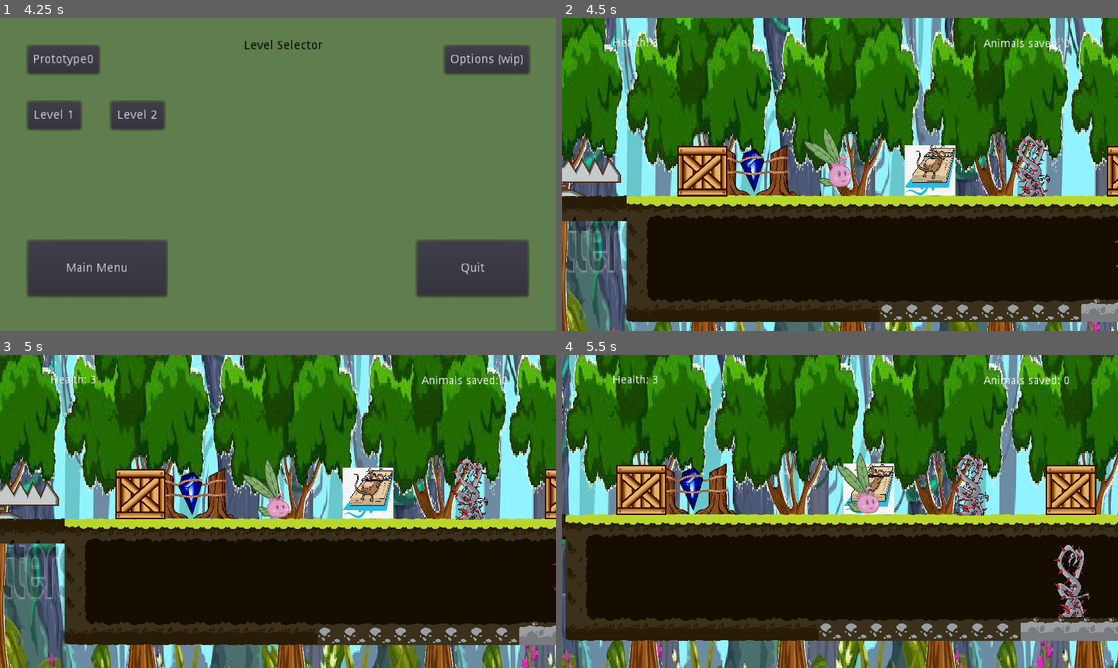
Above: before the commit, frames 1-4 (two rows, left to right).
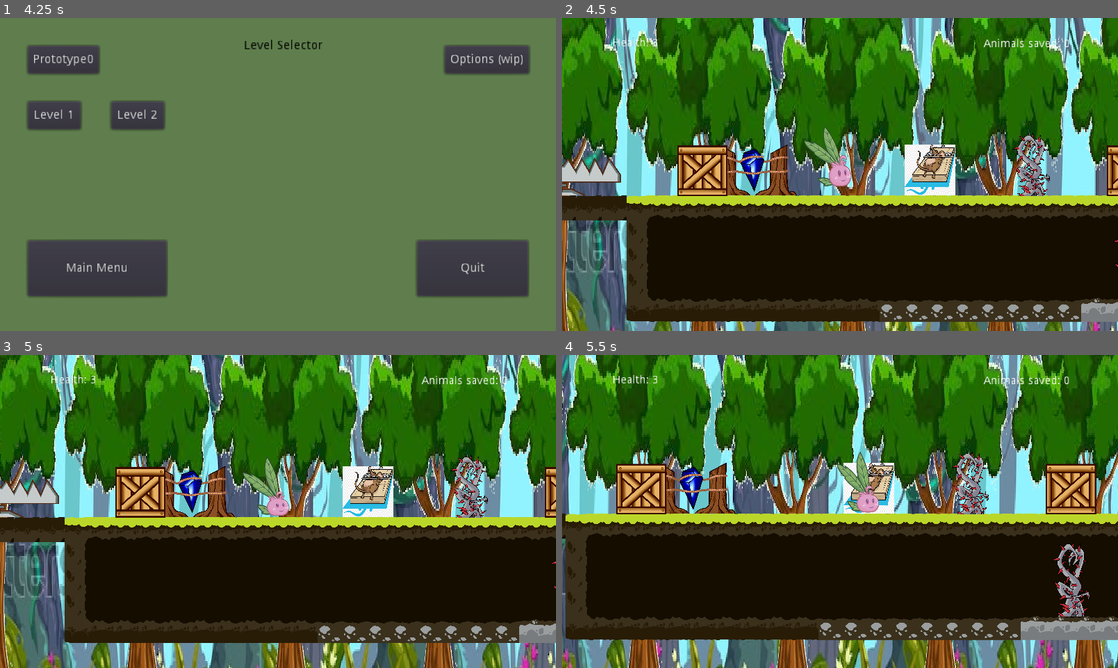
Above: after the commit, the same moments.

Repository: DamianKoch1/OnionsAdventure
Game: Godot game, scene res://Menus/MainMenu.tscn
The game is run twice, just before and just after one commit, with the same random seed, the same clock (stepped at 60 frames per second) and the same inputs.
Inputs:
- Up to frame 1 (4.25 s): click "New Game (wip)" at 0.5 s; click "New Game (wip)" at 1.25 s; click "Continue (wip)" at 2 s; click "Continue (wip)" at 2.75 s; click "Level Selection" at 3.5 s
- Up to frame 2 (4.5 s): click "Prototype0" at 4.25 s
- Up to frame 3 (5 s): no input
- Up to frame 4 (5.5 s): hold Right (ui_right) from 5.03 s (still down); tap E (push) at 5.1 s; tap Space (jump) at 5.27 s

Frame 1 is identical in both runs. In frame 2, 3.7% of the frame differs, in the area x 0-100%, y 0-100%; in frame 3, 12%; in frame 4, 7.0%.

Commit message:
lowered camera up/down distance, slightly increased speed

Diff:
--- a/Levels/Prototype 0.tscn
+++ b/Levels/Prototype 0.tscn
@@ -39,7 +39,7 @@
 "points": PoolVector2Array( 0, 0, 0, 0, -80.5574, 170.197, 0, 0, 0, 0, -80.5574, 170.197, 0, 0, 0, 0, -80.5574, 170.197, 0, 0, 0, 0, 93.5848, 168.866, 0, 0, 0, 0, 102.868, 71.1767, 0, 0, 0, 0, -36.7438, 12.451, 0, 0, 0, 0, -147.547, 99.9855, 0, 0, 0, 0, -80.5574, 170.197 )
 }
 
-[node name="Prototype 0" type="Node"]
+[node name="Prototype 0" type="Node" index="0"]
 
 [node name="Goal" parent="." index="0" instance=ExtResource( 1 )]
 
@@ -358,6 +358,8 @@
 [node name="Camera" parent="." index="27" instance=ExtResource( 21 )]
 
 editor/display_folded = true
+upDownSpeed = 0.05
+upDownAmount = 100
 
 [node name="Biewe" parent="." index="28" instance=ExtResource( 22 )]
 
--- a/Menus/LevelSelector.gd
+++ b/Menus/LevelSelector.gd
@@ -7,6 +7,7 @@
 
 
 func _on_MainMenuButton_pressed():
+	#hardcoded path because godot crashes when 2 scenes reference each other via exported packed scenes...
 	get_tree().change_scene("Menus/MainMenu.tscn")
 	pass
 
--- a/Menus/LevelSelector.tscn
+++ b/Menus/LevelSelector.tscn
@@ -13,7 +13,7 @@
 gradient = SubResource( 1 )
 width = 2048
 
-[node name="LevelSelector" type="Container" index="0"]
+[node name="LevelSelector" type="Container"]
 
 pause_mode = 2
 anchor_left = 0.0
--- a/Player/Camera.gd
+++ b/Player/Camera.gd
@@ -4,9 +4,9 @@
 
 #speed must be in [0, 1]
 export var camSpeed = 0.08
-export var upDownSpeed = 0.04
+export var upDownSpeed = 0.05
 
-export var upDownAmount = 150
+export var upDownAmount = 100
 
 func _ready():
 	if player != null:
@@ -22,10 +22,10 @@
 		#move camera to playerposition at certain speed, can move camera up/down while not climbing
 		global_position.x = lerp(global_position.x, player.global_position.x, camSpeed)
 		if player.state != player.climb:
-			if Input.is_action_pressed("ui_up"):
+			if Input.is_action_pressed("ui_down"):
+				global_position.y = lerp(global_position.y, player.global_position.y + upDownAmount, upDownSpeed)
+			elif Input.is_action_pressed("ui_up"):
 				global_position.y = lerp(global_position.y, player.global_position.y - upDownAmount, upDownSpeed)
-			elif Input.is_action_pressed("ui_down"):
-				global_position.y = lerp(global_position.y, player.global_position.y + upDownAmount, upDownSpeed)
 			else:
 				global_position.y = lerp(global_position.y, player.global_position.y, upDownSpeed)
 		else:
